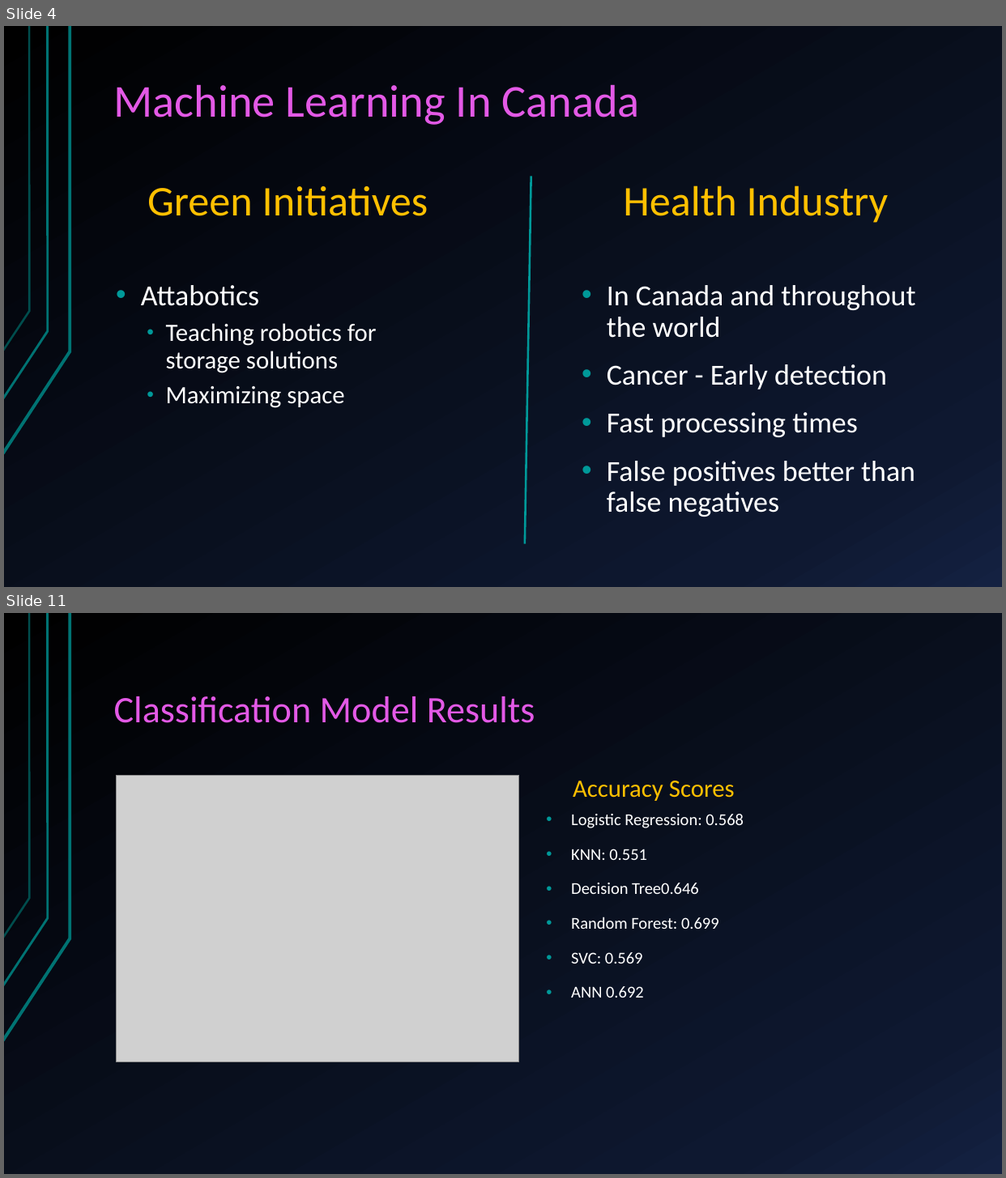
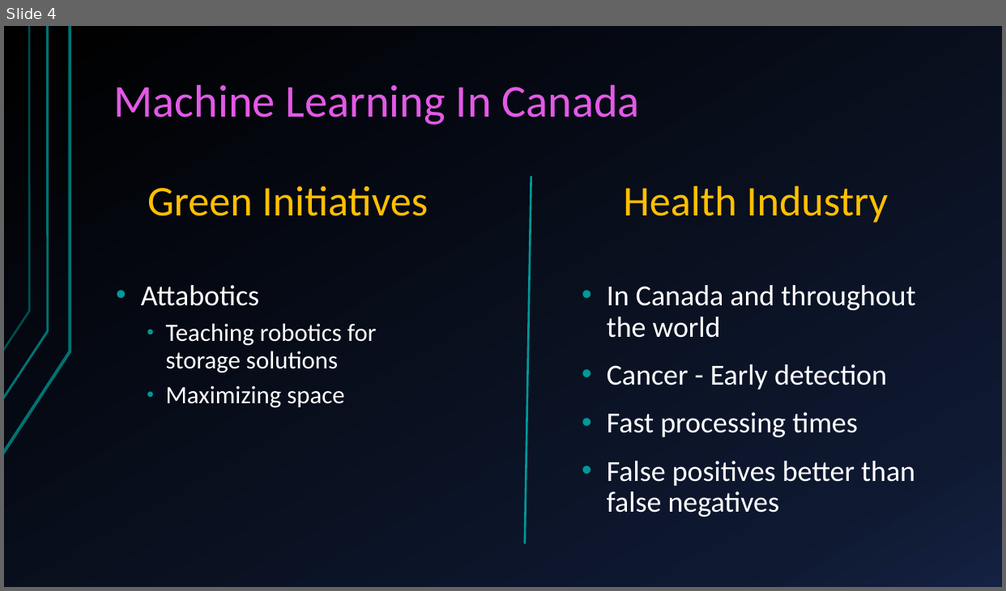
Before and after one commit to Mivenya/lt_presentation, a slide deck: lt_presentation/MWLightning.pptx. Shown one above the other, each under a label of ours: slides 4 and 11 before the commit, slide 4 after it; the slides between them are not shown. The pictures are 1006x1178 and 1006x591 pixels, drawn with LibreOffice and Linux fonts; fonts in the diff are those of the drawing; grey boxes stand for pictures. Boxes give left, top, right and bottom in pixels: in the first picture for what was removed or moved away, otherwise in the second. Text is boxed around its words. In the diff, an @@ line names an element or a change of style, - is before the commit and + after.

```diff
--- a/lt_presentation/MWLightning.pptx
+++ b/lt_presentation/MWLightning.pptx
@@ slide 11 removed at (4,613,1002,1174), background gradient #000000 to #0F1931 to #142242; not listed: 3 template elements that a slide beside it also shows @@
@@ title removed at (114,696,535,723) @@
-Classification Model Results
@@ picture removed at (117,776,519,1063) @@
@@ text removed at (573,781,735,801) @@
-Accuracy Scores
@@ text removed at (571,814,744,998) @@
-• Logistic Regression: 0.568
-• KNN: 0.551
-• Decision Tree0.646
-• Random Forest: 0.699
-• SVC: 0.569
-• ANN 0.692
```
Also in this commit, not shown: 1 slide changed, 3 slides added, 8 other slides removed.
